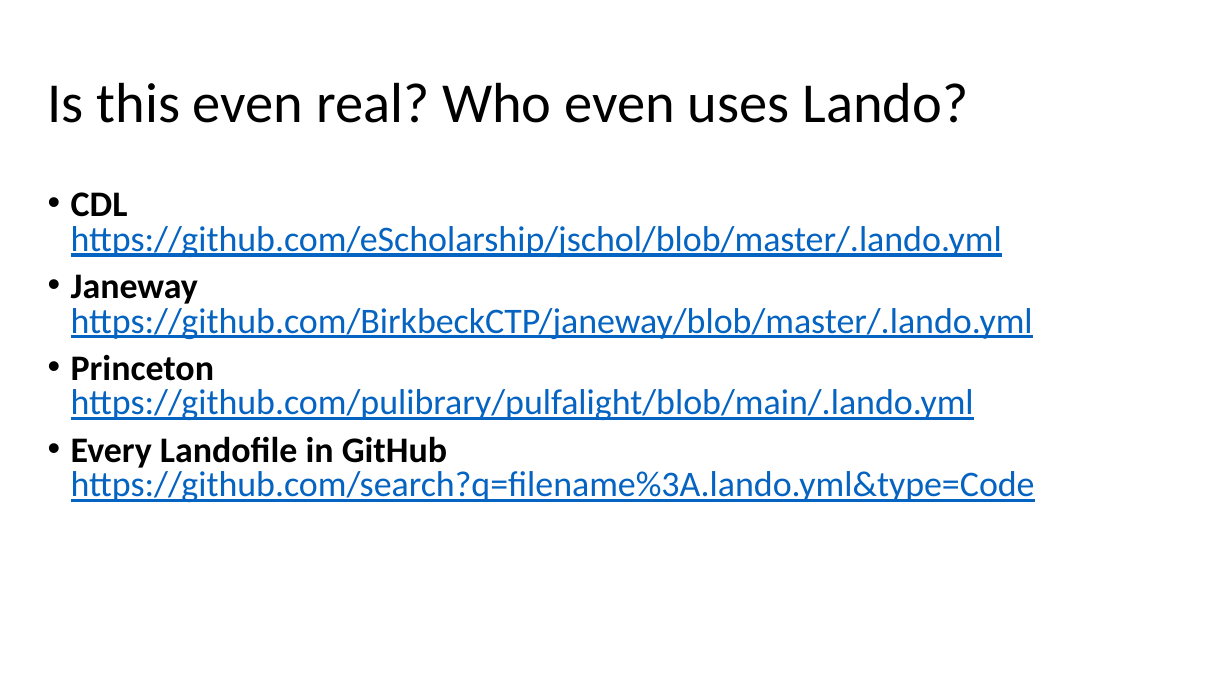
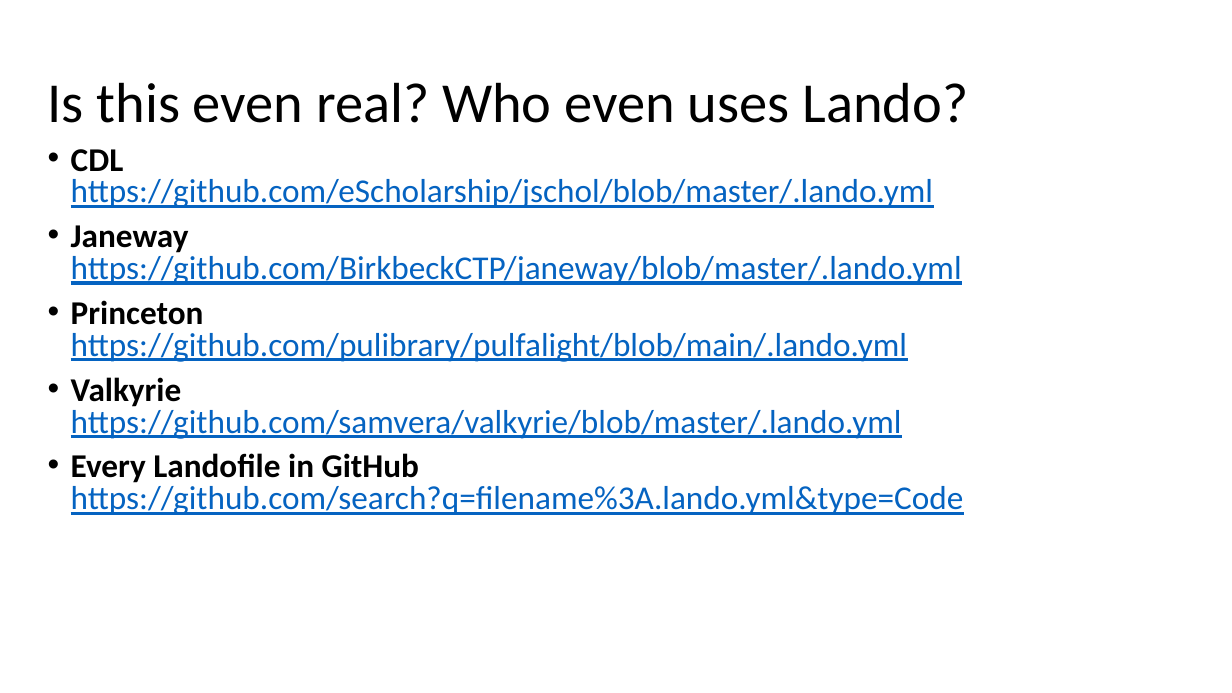
Before and after one commit to hardyoyo/code4lib2021-workshop, a slide deck: slide 20 of LearningAsWeGo-DecomposingDevEnvironmentsWithLando.pptx. Drawn at 1232x693 pixels with LibreOffice and Linux fonts; fonts in the diff are those of the drawing; background and template pictures are left out. Boxes give left, top, right and bottom in pixels: in the first picture for what was removed or moved away, otherwise in the second. Text is boxed around its words. In the diff, an @@ line names an element or a change of style, - is before the commit and + after.

Commit message:
removing package-lock.json, we don't need it. Updating slides with mention of Valkyrie

```diff
--- a/LearningAsWeGo-DecomposingDevEnvironmentsWithLando.pptx
+++ b/LearningAsWeGo-DecomposingDevEnvironmentsWithLando.pptx
@@ text "CDL https://github.com/eScholarship/jschol/blob/master/.land ...": place and size @@
-text "CDL https://github.com/eScholarship/jschol/blob/master/.land ..." at <box>71,192,1035,502</box>
+text "CDL https://github.com/eScholarship/jschol/blob/master/.land ..." at <box>71,149,964,515</box>
@@ text at <box>71,149,964,515</box>: size 28 to 25.9 pt in "CDL https://github.com/eScholarship/jschol/blob/master/.land ...", "Janeway https://github.com/BirkbeckCTP/janeway/blob/master/. ...", "Princeton https://github.com/pulibrary/pulfalight/blob/main/ ...", "Every Landofile in GitHub https://github.com/search?q=filena ..." @@
@@ text at <box>71,377,902,439</box>: paragraph added @@
+• Valkyrie
+  https://github.com/samvera/valkyrie/blob/master/.lando.yml
```
Also in this commit, not shown: 1 other file.
